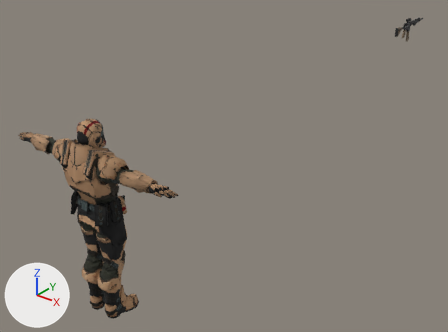
What one commit did to the glTF model assets/frontline/operator.glb.
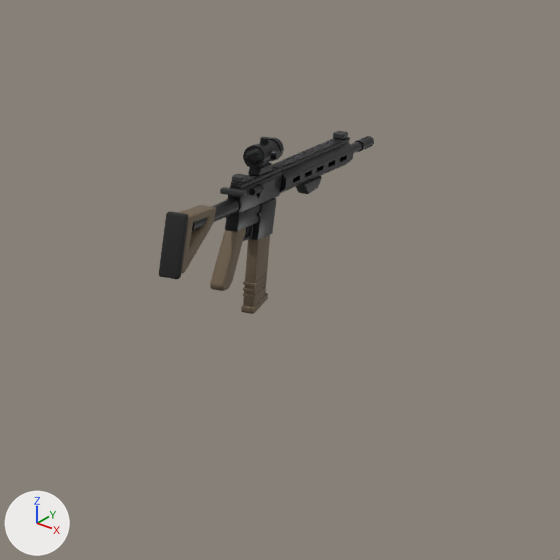
Each version is shown whole from a camera (50 mm lens) standing at (3.61, -2.87, 3.59) and looking at (-0.55, 2.34, 0.36), then close up on the part from 83% to 100% of the width and 0% to 22% of the height. The axes (+X, +Y, +Z) are drawn at lower left. The lights are the same throughout. The last two pictures show the newer version. Where no turn or scale is listed for an object, it has been applied to the vertices.

The first close-up shows 'Mag', 'RifleBody'.
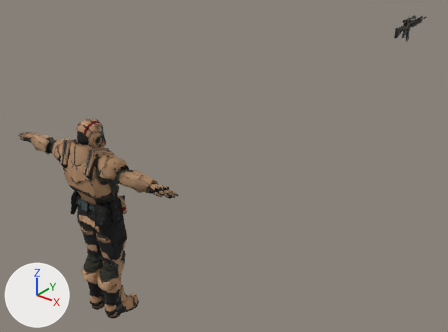
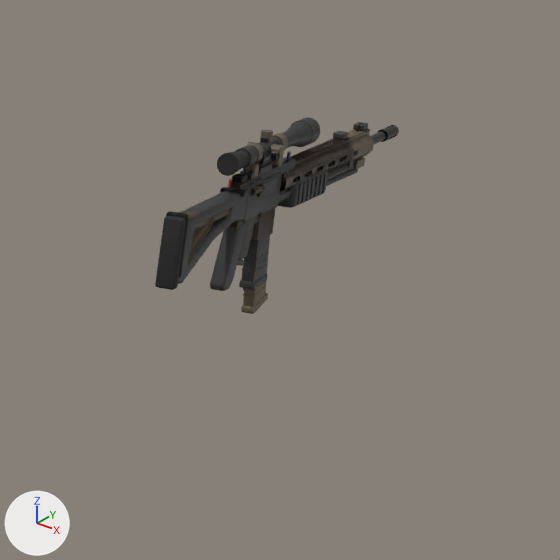
Changed parts and their boxes (x1, y1, x2, y2) in the close-ups (560 x 560 px):
'DMR_RifleBody', added: after (166, 117, 399, 290)
    faces in mat_rifle_cerakote (brown #65594a): (194, 129, 374, 240)
    faces in mat_rifle_polymer (dark grey #303030): (220, 117, 368, 197)
    faces in mat_rifle_rubber (black #272727): (166, 150, 250, 278)
    faces in mat_rifle_fde (brown #6f5f4b): (178, 210, 221, 290)
    faces in mat_rifle_steel (dark grey #3f3f40): (258, 125, 399, 217)
'SG_RifleBody', added: after (155, 124, 360, 291)
    faces in mat_rifle_polymer (dark grey #303030): (178, 190, 248, 291)
    faces in mat_rifle_rubber (black #272727): (155, 216, 186, 290)
    faces in mat_sg_parkerized (dark grey #353535): (240, 124, 360, 222)
    faces in mat_rifle_steel (dark grey #3f3f40): (262, 159, 358, 197)
'DMR_Mag', added: after (239, 235, 270, 289)
'SG_Mag', added: after (278, 171, 328, 208)
    faces in mat_rifle_polymer (dark grey #303030): (278, 171, 328, 208)
'PST_RifleBody', added: after (238, 152, 295, 259)
    faces in mat_pst_slide (dark grey #303032): (244, 152, 295, 183)
    faces in mat_pst_frame (dark grey #3c3c3a): (238, 190, 287, 259)
'PST_Mag', added: after (237, 258, 245, 266)
'RifleBody', unchanged, covered by the edit: before (159, 131, 374, 291); after (220, 131, 374, 291)
'Mag', unchanged, covered by the edit: before (241, 235, 270, 314); after (241, 238, 270, 314)

Patch to the scene script:
```diff
--- a/assets/frontline/operator.glb.py
+++ b/assets/frontline/operator.glb.py
@@ ob_sg_riflebody @@
+ob_sg_riflebody = bpy.data.objects.new('SG_RifleBody', me_sg_riflebody)  # 1206 vertices, 2304 faces; spans x -0.042..0.02, y -0.362..0.52, z -0.116..0.1; in mat_sg_parkerized (dark grey #353535), mat_rifle_steel (dark grey #3f3f40), mat_rifle_polymer (dark grey #303030), mat_rifle_rubber (black #272727), mat_sg_shellhull (red #902727), mat_sg_brass (orange #c4a661)
+ob_sg_riflebody.location = (0.07, 5.797, 1.45)
@@ ob_pst_riflebody @@
+ob_pst_riflebody = bpy.data.objects.new('PST_RifleBody', me_pst_riflebody)  # 480 vertices, 860 faces; spans x -0.015..0.015, y -0.065..0.166, z -0.066..0.104; in mat_pst_slide (dark grey #303032), mat_rifle_polymer (dark grey #303030), mat_rifle_steel (dark grey #3f3f40), mat_pst_frame (dark grey #3c3c3a)
+ob_pst_riflebody.location = (0.07, 5.797, 1.45)
@@ ob_dmr_riflebody @@
+ob_dmr_riflebody = bpy.data.objects.new('DMR_RifleBody', me_dmr_riflebody)  # 3953 vertices, 7504 faces; spans x -0.034..0.034, y -0.35..0.68, z -0.116..0.166; in mat_rifle_cerakote (brown #65594a), mat_rifle_steel (dark grey #3f3f40), mat_rifle_polymer (dark grey #303030), mat_rifle_fde (brown #6f5f4b), mat_rifle_rubber (black #272727)
+ob_dmr_riflebody.location = (0.07, 5.797, 1.45)
@@ ob_sg_mag @@
+ob_sg_mag = bpy.data.objects.new('SG_Mag', me_sg_mag)  # 280 vertices, 492 faces; spans x -0.026..0.026, y -0.145..0.08, z -0.028..0.026; in mat_rifle_polymer (dark grey #303030), mat_rifle_steel (dark grey #3f3f40)
+ob_sg_mag.location = (0.07, 6.032, 1.474)
@@ ob_pst_mag @@
+ob_pst_mag = bpy.data.objects.new('PST_Mag', me_pst_mag)  # 32 vertices, 56 faces; spans x -0.0145..0.0145, y -0.0554..0.0107, z -0.1097..0.0021; in mat_rifle_polymer (dark grey #303030)
+ob_pst_mag.location = (0.07, 5.775, 1.48)
@@ ob_dmr_mag @@
+ob_dmr_mag = bpy.data.objects.new('DMR_Mag', me_dmr_mag_002)  # 136 vertices, 252 faces; spans x -0.015..0.015, y -0.028..0.04, z -0.138..0.012; in mat_rifle_polymer (dark grey #303030)
+ob_dmr_mag.location = (0.07, 5.852, 1.45)
```
